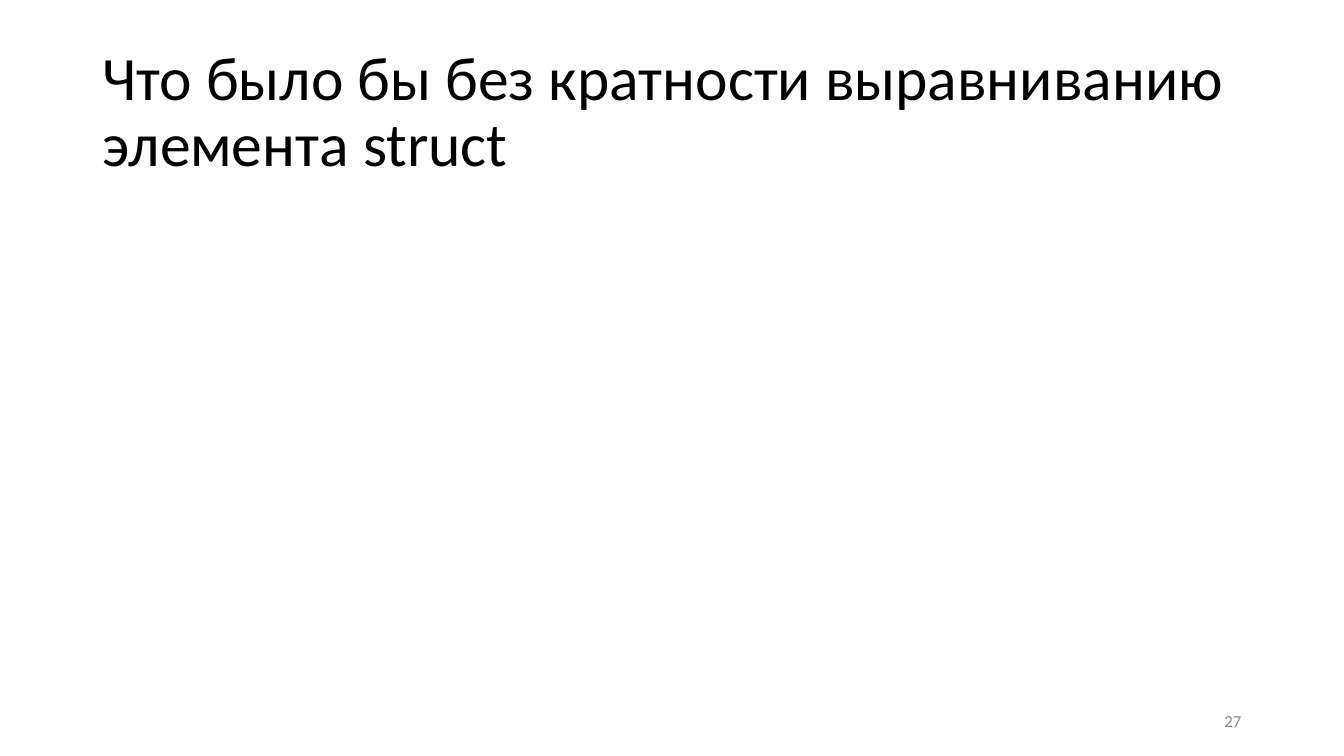
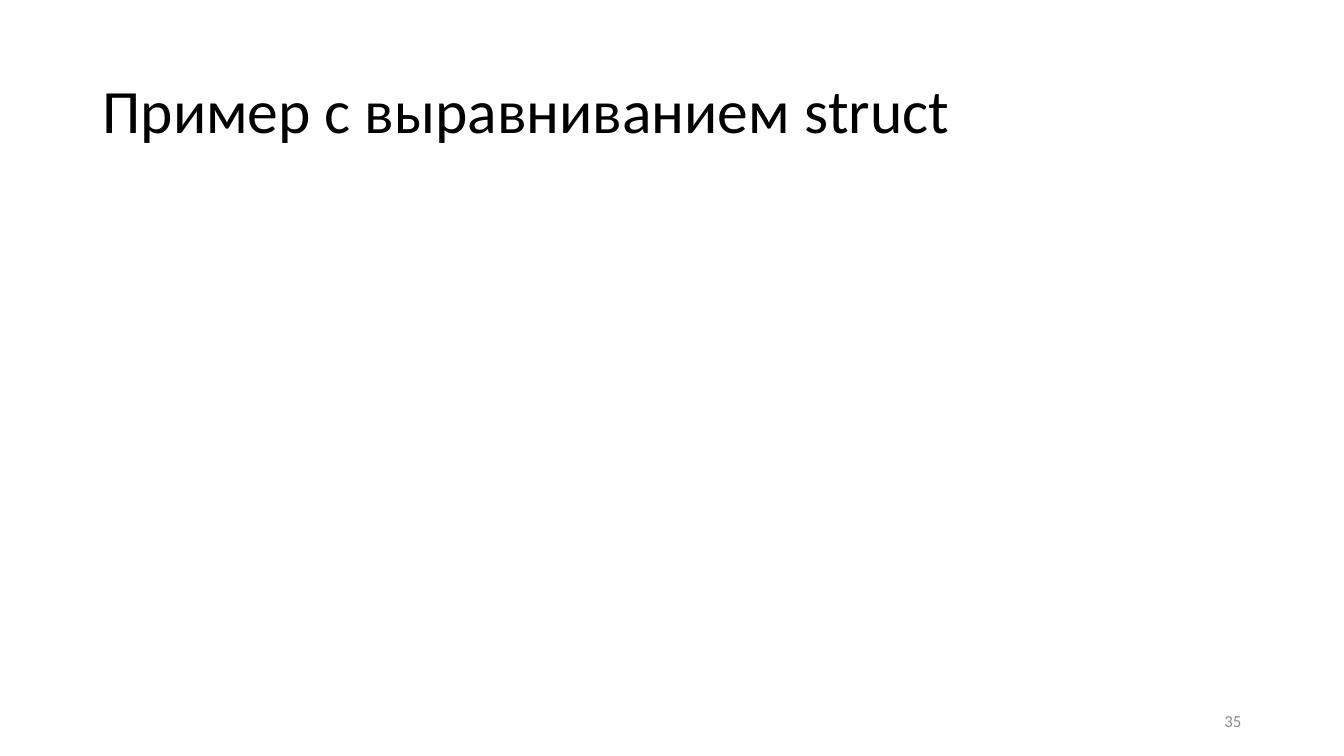
Before and after one commit to Evgueni-Petrov-aka-espetrov/Algorithms-and-Programming-in-C-pptx, a slide deck: slide 35 of 06.5 Размещение типов в памяти.pptx (slide 27 before the commit). Drawn at 1344x756 pixels with LibreOffice and Linux fonts; fonts in the diff are those of the drawing. Boxes give left, top, right and bottom in pixels: in the first picture for what was removed or moved away, otherwise in the second. Text is boxed around its words. In the diff, an @@ line names an element or a change of style, - is before the commit and + after.

Commit message:
добавил про модель памяти и переделал примеры

```diff
--- a/06.5 Размещение типов в памяти.pptx
+++ b/06.5 Размещение типов в памяти.pptx
@@ title at [102, 93, 949, 143]: text changed @@
-Что было бы без кратности выравниванию элемента struct
+Пример с выравниванием struct
@@ page number at [1224, 716, 1241, 727]: text changed @@
-27
+35
```
Also in this commit, not shown: 20 other slides changed, 17 slides added, 9 slides removed.
